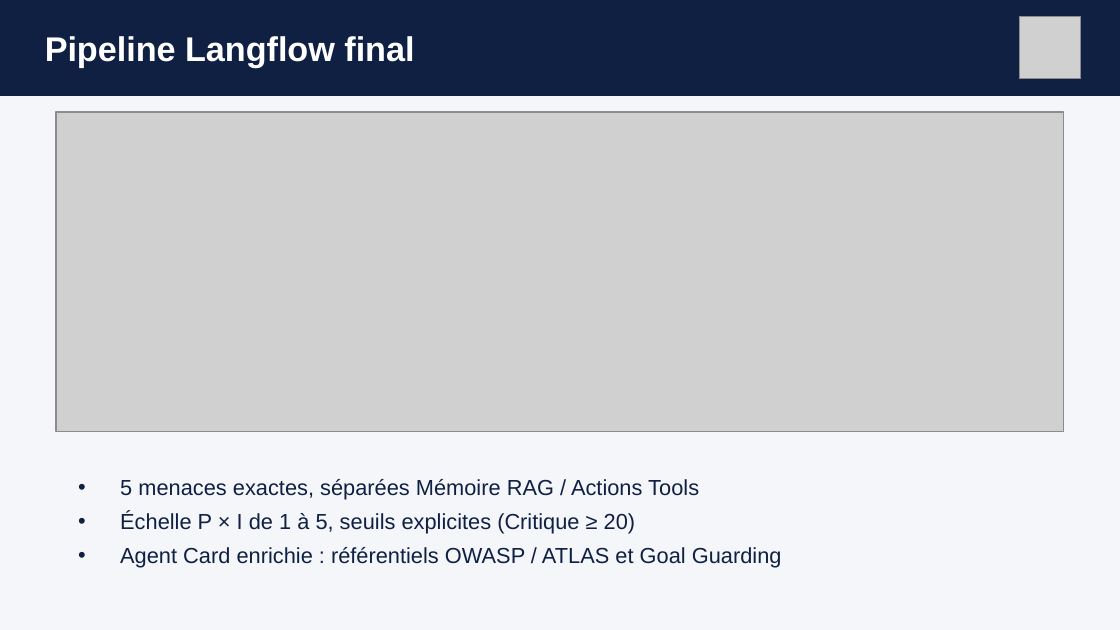
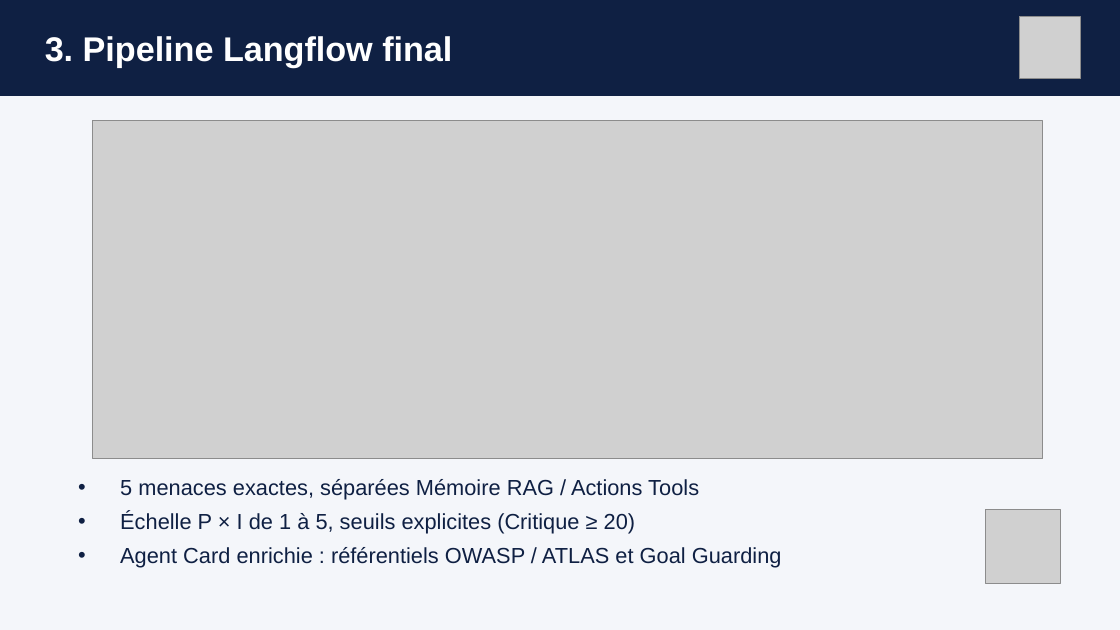
Before and after one commit to kamalelafoui/AI_projet_jour26, a slide deck: slide 4 of docs/Presentation_j26_Threat_Modeling.pptx. Drawn at 1120x630 pixels with LibreOffice and Linux fonts; fonts in the diff are those of the drawing; grey boxes stand for pictures. Boxes give left, top, right and bottom in pixels: in the first picture for what was removed or moved away, otherwise in the second. Text is boxed around its words. In the diff, an @@ line names an element or a change of style, - is before the commit and + after.

```diff
--- a/docs/Presentation_j26_Threat_Modeling.pptx
+++ b/docs/Presentation_j26_Threat_Modeling.pptx
@@ text at [45, 36, 452, 68]: text changed @@
-Pipeline Langflow final
+3. Pipeline Langflow final
@@ picture: place and size @@
-picture at [56, 112, 1064, 431]
+picture at [93, 121, 1043, 459]
@@ picture added at [986, 510, 1061, 585] @@
```
Also in this commit, not shown: 6 other slides changed, 1 slide added, 1 slide removed, 5 other files.
